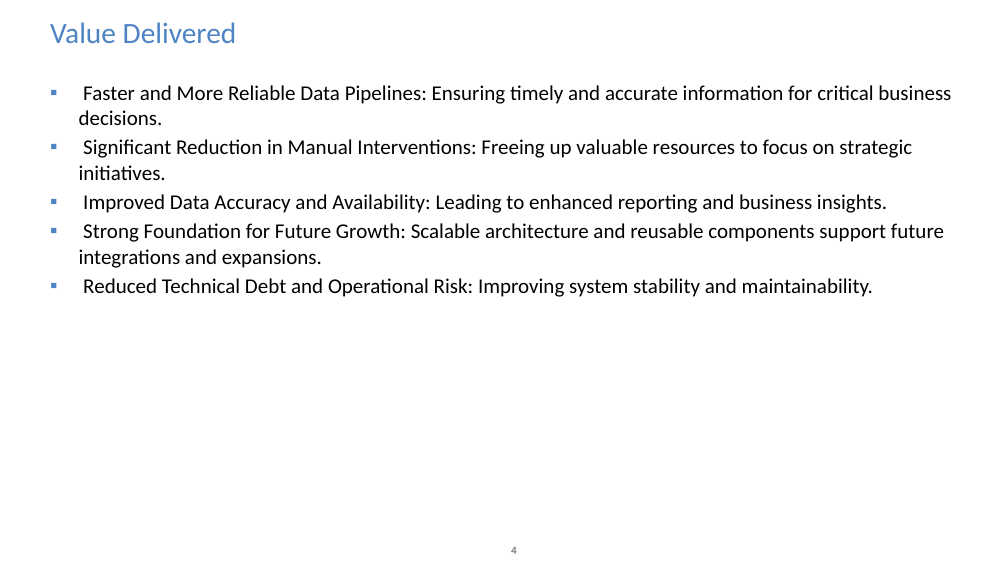
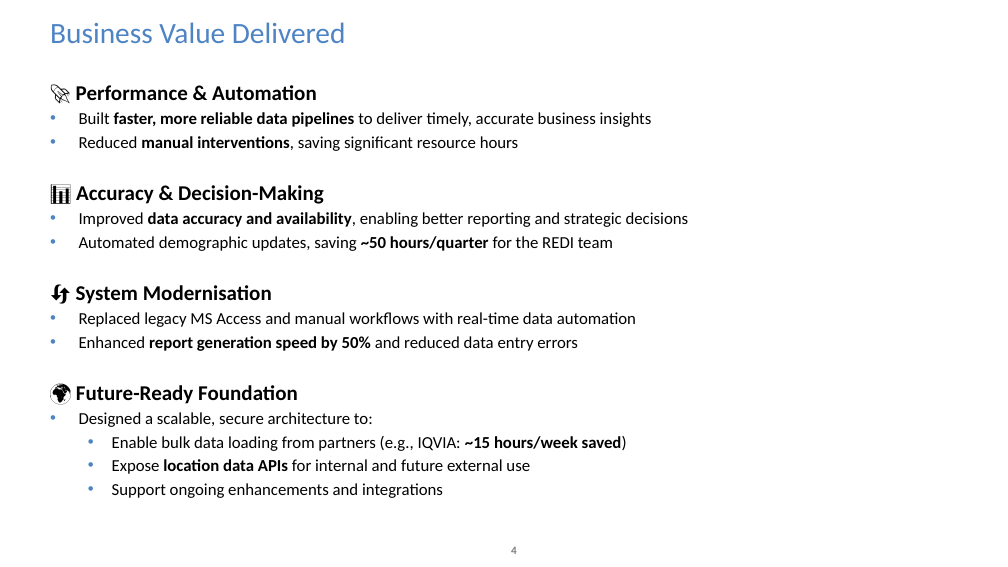
Before and after one commit to vinmidd/Application, a slide deck: slide 4 of Project Delivery Summary & Value Realization_v0.1.pptx. Drawn at 1008x567 pixels with LibreOffice and Linux fonts; fonts in the diff are those of the drawing; background and template pictures are left out. Boxes give left, top, right and bottom in pixels: in the first picture for what was removed or moved away, otherwise in the second. Text is boxed around its words. In the diff, an @@ line names an element or a change of style, - is before the commit and + after.

```diff
--- a/Project Delivery Summary & Value Realization_v0.1.pptx
+++ b/Project Delivery Summary & Value Realization_v0.1.pptx
@@ title at (50,22,346,43): text changed @@
-Value Delivered
+Business Value Delivered
@@ text at (76,85,689,498): text changed; size 20 to 16 pt @@
-▪ Faster and More Reliable Data Pipelines: Ensuring timely and accurate information for critical business decisions.
-▪ Significant Reduction in Manual Interventions: Freeing up valuable resources to focus on strategic initiatives.
-▪ Improved Data Accuracy and Availability: Leading to enhanced reporting and business insights.
-▪ Strong Foundation for Future Growth: Scalable architecture and reusable components support future integrations and expansions.
-▪ Reduced Technical Debt and Operational Risk: Improving system stability and maintainability.
+🚀 Performance & Automation
+• Built faster, more reliable data pipelines to deliver timely, accurate business insights
+• Reduced manual interventions, saving significant resource hours
+📊 Accuracy & Decision-Making
+• Improved data accuracy and availability, enabling better reporting and strategic decisions
+• Automated demographic updates, saving ~50 hours/quarter for the REDI team
+🔄 System Modernisation
+• Replaced legacy MS Access and manual workflows with real-time data automation
+• Enhanced report generation speed by 50% and reduced data entry errors
+🌍 Future-Ready Foundation
+• Designed a scalable, secure architecture to:
+  • Enable bulk data loading from partners (e.g., IQVIA: ~15 hours/week saved)
+  • Expose location data APIs for internal and future external use
+  • Support ongoing enhancements and integrations
```
Also in this commit, not shown: 3 other slides changed, 1 slide added, 6 other files.
